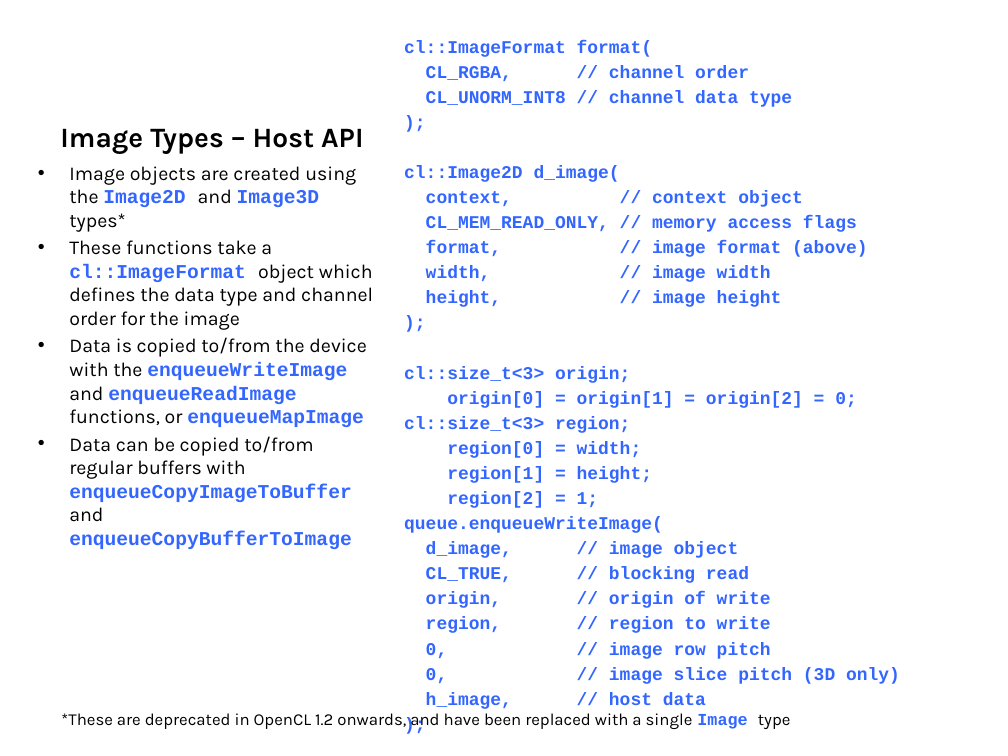
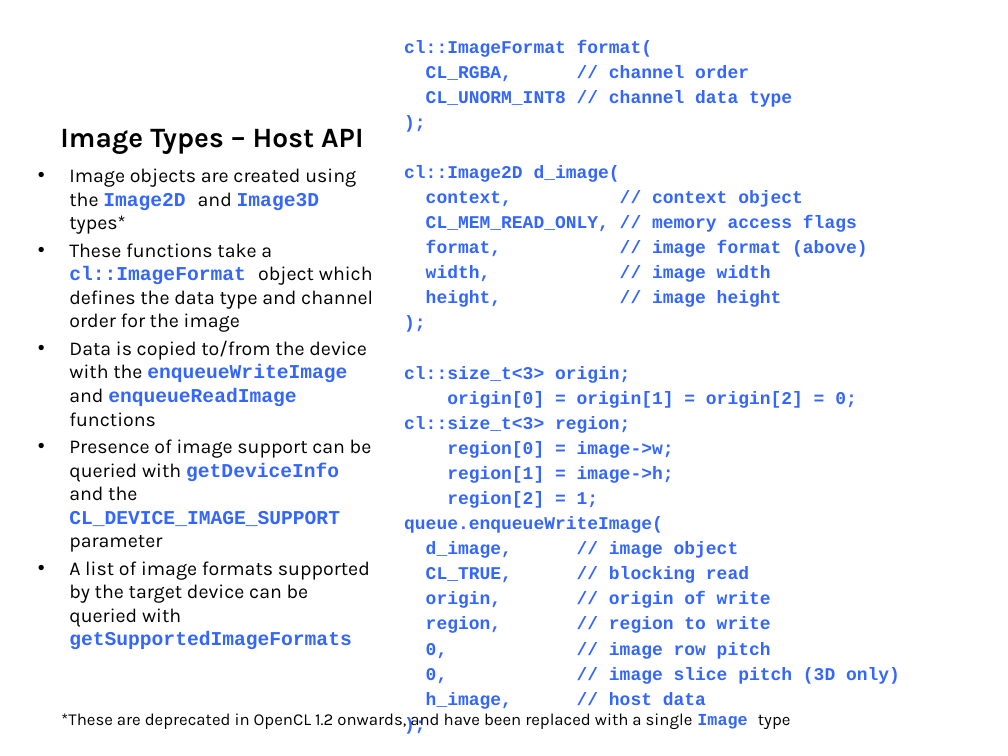
Before and after one commit to UoB-HPC/opencl-training-code, a slide deck: slide 118 of slides/intro_to_OpenCL_Feb_2015_part2.pptx (slide 120 before the commit). Drawn at 1008x756 pixels with LibreOffice and Linux fonts; fonts in the diff are those of the drawing. Boxes give left, top, right and bottom in pixels: in the first picture for what was removed or moved away, otherwise in the second. Text is boxed around its words. In the diff, an @@ line names an element or a change of style, - is before the commit and + after.

```diff
--- a/slides/intro_to_OpenCL_Feb_2015_part2.pptx
+++ b/slides/intro_to_OpenCL_Feb_2015_part2.pptx
@@ text at [69,340,372,649]: text changed; font Courier New to Karla; text colour #3366FF to #000000; bold off @@
-• Data is copied to/from the device with the enqueueWriteImage and enqueueReadImage functions, or enqueueMapImage
-• Data can be copied to/from regular buffers with enqueueCopyImageToBuffer and enqueueCopyBufferToImage
+• Data is copied to/from the device with the enqueueWriteImage and enqueueReadImage functions
+• Presence of image support can be queried with getDeviceInfo and the CL_DEVICE_IMAGE_SUPPORT parameter
+• A list of image formats supported by the target device can be queried with getSupportedImageFormats
@@ text at [447,441,674,483]: text changed @@
-region[0] = width;
-region[1] = height;
+region[0] = image->w;
+region[1] = image->h;
```
Also in this commit, not shown: 9 other slides changed, 2 slides removed, 2 other files.
